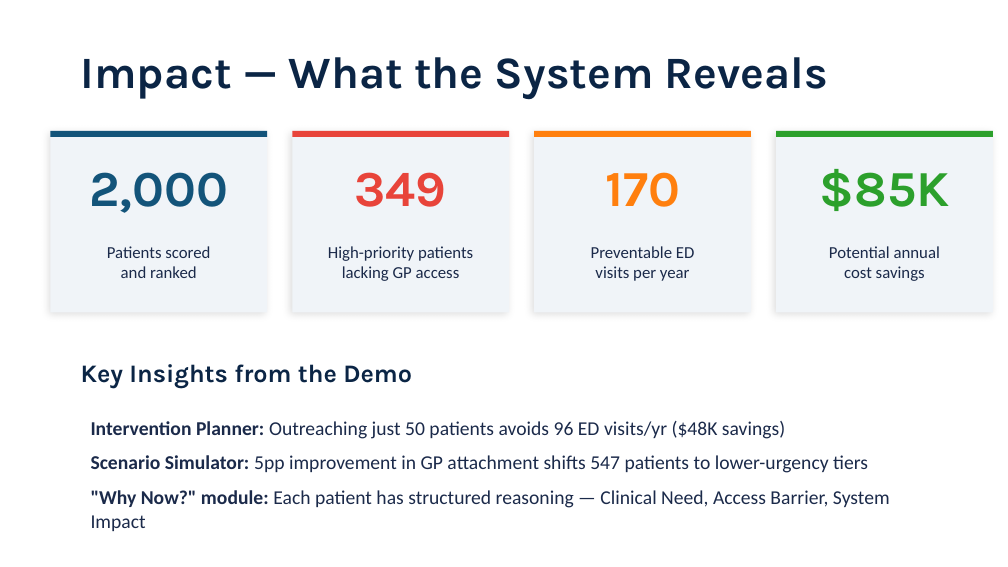
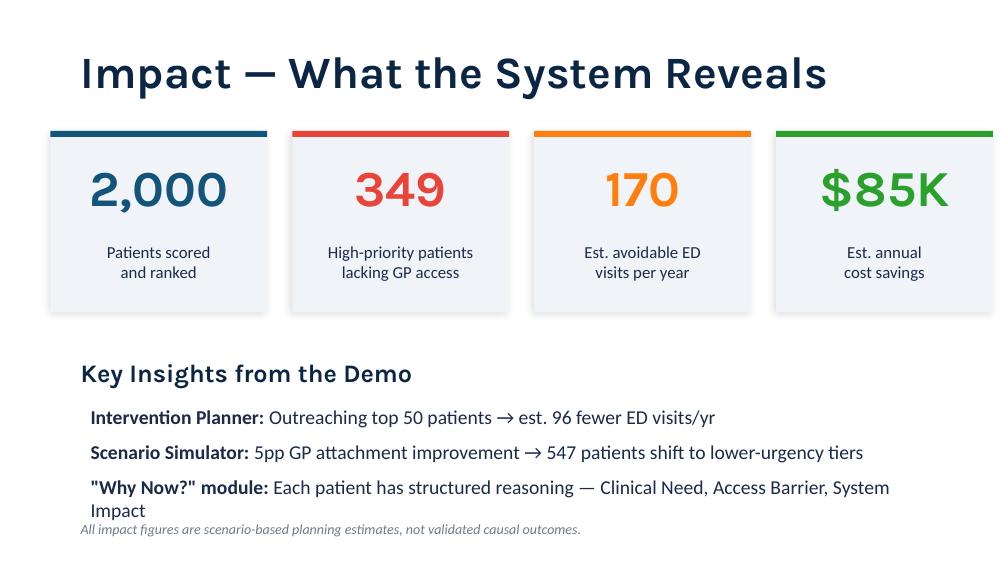
Before and after one commit to rachel-wenhui-ma/care-priority, a slide deck: slide 6 of slides.pptx. Drawn at 1008x567 pixels with LibreOffice and Linux fonts; fonts in the diff are those of the drawing. Boxes give left, top, right and bottom in pixels: in the first picture for what was removed or moved away, otherwise in the second. Text is boxed around its words. In the diff, an @@ line names an element or a change of style, - is before the commit and + after.

```diff
--- a/slides.pptx
+++ b/slides.pptx
@@ text at [584, 246, 701, 258]: text changed @@
-Preventable ED
+Est. avoidable ED
@@ text at [847, 246, 921, 258]: text changed @@
-Potential annual
+Est. annual
@@ text at [91, 410, 863, 463]: text changed @@
-Intervention Planner: Outreaching just 50 patients avoids 96 ED visits/yr ($48K savings)
-Scenario Simulator: 5pp improvement in GP attachment shifts 547 patients to lower-urgency tiers
+Intervention Planner: Outreaching top 50 patients → est. 96 fewer ED visits/yr
+Scenario Simulator: 5pp GP attachment improvement → 547 patients shift to lower-urgency tiers
@@ text added at [81, 524, 581, 537], 10 pt, text #6B7B8D, italic @@
+All impact figures are scenario-based planning estimates, not validated causal outcomes.
```
Also in this commit, not shown: 3 other slides changed.
